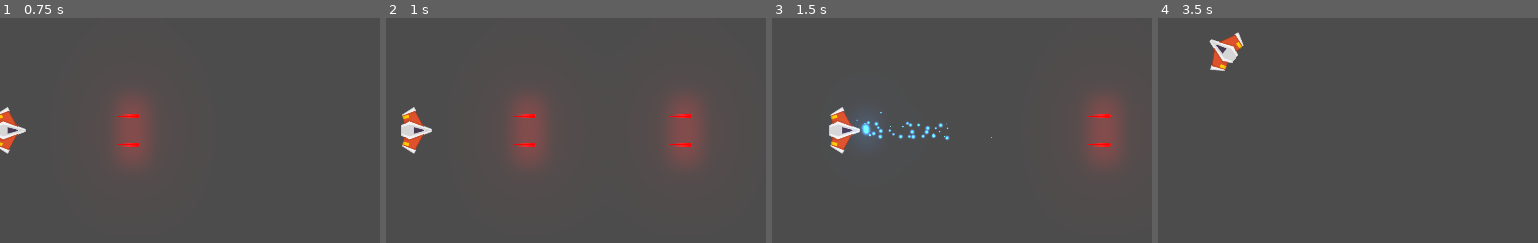
Above: before the commit, frames 1-4 (left to right).
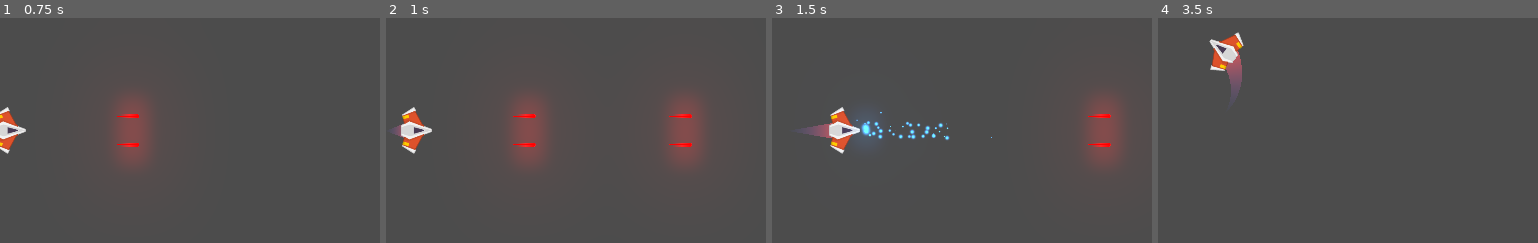
Above: after the commit, the same moments.

Repository: FernandoFranciscor333/Meteoritos_FernandoRomero
Game: Godot game, scene res://Juego/Niveles/NivelTest.tscn
Same seed, same stepped clock (60 frames per second), same inputs: the game is played once before the commit and once after it.
Inputs (mouse positions are % of the whole screen's width and height, from its top left):
- Up to frame 1 (0.75 s): tap Enter at 0.5 s; move the mouse to (76, 45) at 0.52 s; hold W (mover_adelante) from 0.53 s (still down); hold Space (disparo_principal) from 0.53 s (still down)
- Up to frame 2 (1 s): keep holding W (mover_adelante); keep holding Space (disparo_principal)
- Up to frame 3 (1.5 s): move the mouse to (32, 55) at 1.27 s; release W (mover_adelante) at 1.28 s; release Space (disparo_principal) at 1.28 s; hold S (mover_atras) from 1.28 s (still down); click (32, 55) at 1.35 s
- Up to frame 4 (3.5 s): move the mouse to (63, 28) at 2.02 s; release S (mover_atras) at 2.03 s; hold A (rotar_antihorario) 2.03-2.78 s; hold W (mover_adelante) from 2.03 s (still down); move the mouse to (47, 70) at 2.77 s; tap D (rotar_horario) at 2.85 s
The pictures show only the part of the screen within x 27-77%, y 0-50%; the shares and areas given below are measured in that part.

Frame 1 is identical in both runs. In frame 2, less than 0.1% of the frame differs, in the area x 2-5%, y 47-54%; in frame 3, 0.3%; in frame 4, 0.5%, in the area x 17-23%, y 14-33%.

Commit message:
Trail (5.1)

Diff:
--- a/Meteoritos/Juego/Naves/Player/Player.gd
+++ b/Meteoritos/Juego/Naves/Player/Player.gd
@@ -4,6 +4,7 @@
 #Atributos export
 export var potencia_motor:int = 20
 export var potencia_rotacion:int = 280
+export var trai_maxima:int = 150
 
 #Atributos
 var empuje:Vector2 = Vector2.ZERO
@@ -12,6 +13,7 @@
 ##Atributos Onready
 onready var canion:Canion = $Canion
 onready var laser:RayoLaser = $Canion/LaserBeam2D
+onready var trail:Trail2D = $PuntoTrail/Trail2D
 
 #Metodos
 func _unhandled_input(event:InputEvent) -> void:
@@ -36,8 +38,10 @@
 	empuje = Vector2.ZERO
 	if Input.is_action_pressed("mover_adelante"):
 		empuje = Vector2(potencia_motor, 0)
-	if Input.is_action_pressed("mover_atras"):
+		trail.set_max_points(trai_maxima)
+	elif Input.is_action_pressed("mover_atras"):
 		empuje = Vector2(-potencia_motor, 0)
+		trail.set_max_points(0)
 
 	#Rotacion
 	dir_rotacion = 0
--- a/Meteoritos/Juego/Naves/Player/Player.tscn
+++ b/Meteoritos/Juego/Naves/Player/Player.tscn
@@ -5,7 +5,7 @@
 [ext_resource path="res://Juego/Naves/Player/MaterialFisico.tres" type="PhysicsMaterial" id=3]
 [ext_resource path="res://Juego/Proyectiles/laser/LaserBeam2D.tscn" type="PackedScene" id=4]
 [ext_resource path="res://Juego/Proyectiles/Canion.tscn" type="PackedScene" id=5]
-[ext_resource path="res://Juego/Proyectiles/ProyectilPlayer.tscn" type="PackedScene" id=6]
+[ext_resource path="res://Juego/Naves/Player/Trail/Trail2D.tscn" type="PackedScene" id=6]
 
 [sub_resource type="CircleShape2D" id=1]
 radius = 41.4367
@@ -26,9 +26,21 @@
 shape = SubResource( 1 )
 
 [node name="Canion" parent="." instance=ExtResource( 5 )]
-proyectil = ExtResource( 6 )
 
 [node name="LaserBeam2D" parent="Canion" instance=ExtResource( 4 )]
 position = Vector2( 42, 0 )
 
+[node name="PuntoTrail" type="Position2D" parent="."]
+position = Vector2( -17, 0 )
+
+[node name="Trail2D" parent="PuntoTrail" instance=ExtResource( 6 )]
+position = Vector2( -1, 0 )
+scale = Vector2( 1, 0.82 )
+points = PoolVector2Array( 0, 0, 60, 0 )
+width = 50.0
+is_emitting = true
+lifetime = 0.6
+max_points = 150
+target_path = NodePath("..")
+
 [editable path="Canion"]
--- /dev/null
+++ b/Meteoritos/Juego/Naves/Player/Trail/Trail2D.gd
@@ -0,0 +1,116 @@
+# Draws a 2D trail using Godot's `Line2D`.
+#
+# Instantiate `Trail2D` as a child of a moving node to use it. To control the color, width curve,
+# texture, or trail width, use parameters from the `Line2D` class.
+tool
+
+class_name Trail2D
+extends Line2D
+
+export var is_emitting := false setget set_emitting
+
+# Distance in pixels between vertices. A higher resolution leads to more details.
+export var resolution := 5.0
+# Life of each point in seconds before it is deleted.
+export var lifetime := 0.5
+# Maximum number of points allowed on the curve.
+export var max_points := 100
+
+# Optional path to the target node to follow. If not set, the instance follows its parent.
+export var target_path: NodePath
+
+var _points_creation_time := []
+var _last_point := Vector2.ZERO
+var _clock := 0.0
+var _offset := 0.0
+
+onready var target: Node2D = get_node_or_null(target_path)
+
+
+func _ready() -> void:
+	if not target:
+		target = get_parent() as Node2D
+
+	if Engine.editor_hint:
+		set_process(false)
+		return
+
+	_offset = position.length()
+	set_as_toplevel(true)
+	clear_points()
+	position = Vector2.ZERO
+	_last_point = to_local(target.global_position) + calculate_offset()
+
+
+func _get_configuration_warning() -> String:
+	var warning := "Missing Target node: assign a Node that extends Node2D in the Target Path or make the Trail a child of a parent that extends Node2D"
+	if target:
+		warning = ""
+	return warning
+
+
+func _process(delta: float) -> void:
+	_clock += delta
+	remove_older()
+
+	if not is_emitting:
+		return
+
+	# Adding new points if necessary.
+	var desired_point := to_local(target.global_position)
+	var distance: float = _last_point.distance_to(desired_point)
+	if distance > resolution:
+		add_timed_point(desired_point, _clock)
+
+
+# Creates a new point and stores its creation time.
+func add_timed_point(point: Vector2, time: float) -> void:
+	add_point(point + calculate_offset())
+	_points_creation_time.append(time)
+	_last_point = point
+	if get_point_count() > max_points:
+		remove_first_point()
+
+
+# Calculates the offset of the trail from its target.
+func calculate_offset() -> Vector2:
+	return - 1.0 * polar2cartesian(1.0, target.rotation).rotated(- PI / 2) * _offset
+
+
+# Removes the first point in the line and the corresponding time.
+func remove_first_point() -> void:
+	if get_point_count() > 1:
+		remove_point(0)
+	_points_creation_time.pop_front()
+
+
+# Remove points older than `lifetime`.
+func remove_older() -> void:
+	for creation_time in _points_creation_time:
+		var delta = _clock - creation_time
+		if delta > lifetime:
+			remove_first_point()
+		# Points in `_points_creation_time` are ordered from oldest to newest so as soon as a point
+		# isn't older than `lifetime`, we know all remaining points should stay as well.
+		else:
+			break
+
+
+func set_emitting(emitting: bool) -> void:
+	is_emitting = emitting
+	if Engine.editor_hint:
+		return
+
+	if not is_inside_tree():
+		yield(self, "ready")
+
+	if is_emitting:
+		clear_points()
+		_points_creation_time.clear()
+		_last_point = to_local(target.global_position) + calculate_offset()
+
+
+# Setter
+
+func set_max_points(puntos:int) -> void:
+	max_points = puntos
--- /dev/null
+++ b/Meteoritos/Juego/Naves/Player/Trail/Trail2D.tscn
@@ -0,0 +1,17 @@
+[gd_scene load_steps=4 format=2]
+
+[ext_resource path="res://Juego/Naves/Player/Trail/Trail2D.gd" type="Script" id=1]
+
+[sub_resource type="Curve" id=1]
+_data = [ Vector2( 0, 0 ), 0.0, 1.0, 0, 1, Vector2( 1, 1 ), 1.0, 0.0, 1, 0 ]
+
+[sub_resource type="Gradient" id=2]
+colors = PoolColorArray( 0.294118, 0.356863, 0.670588, 0, 0.827451, 0.34902, 0.34902, 1 )
+
+[node name="Trail2D" type="Line2D"]
+points = PoolVector2Array( 0, 0, 32, 0 )
+width_curve = SubResource( 1 )
+default_color = Color( 1, 1, 1, 1 )
+gradient = SubResource( 2 )
+joint_mode = 2
+script = ExtResource( 1 )
--- a/Meteoritos/project.godot
+++ b/Meteoritos/project.godot
@@ -33,13 +33,19 @@
 "class": "RayoLaser",
 "language": "GDScript",
 "path": "res://Juego/Proyectiles/laser/LaserBeam2D.gd"
+}, {
+"base": "Line2D",
+"class": "Trail2D",
+"language": "GDScript",
+"path": "res://Juego/Naves/Player/Trail/Trail2D.gd"
 } ]
 _global_script_class_icons={
 "Canion": "",
 "Nivel": "",
 "Player": "",
 "Proyectil": "",
-"RayoLaser": ""
+"RayoLaser": "",
+"Trail2D": ""
 }
 
 [application]
